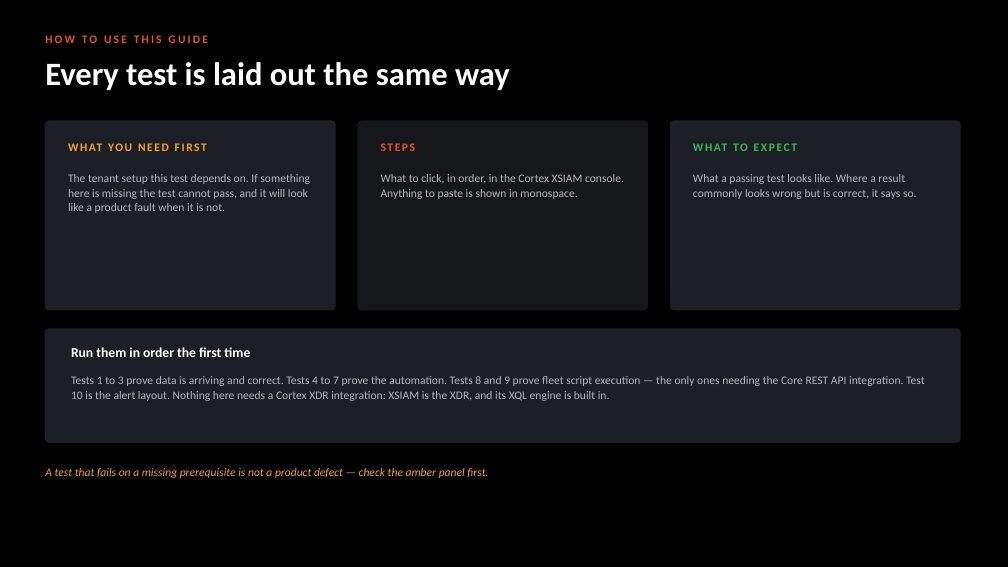
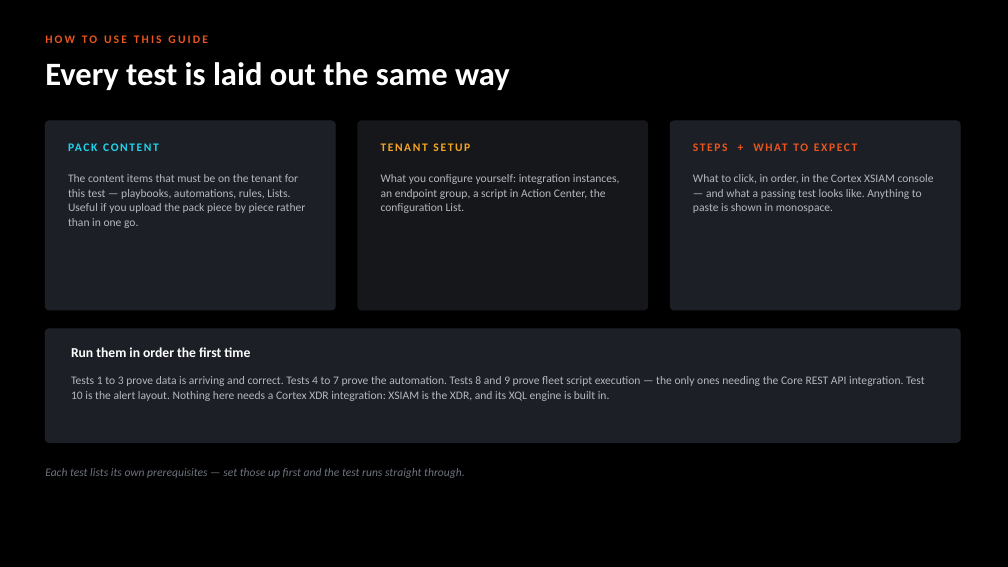
Before and after one commit to ayman-m/koi-xsiam-markeplacepack, a slide deck: slide 3 of docs/KOI_Marketplace_Pack_Test_Guide.pptx. Drawn at 1008x567 pixels with LibreOffice and Linux fonts; fonts in the diff are those of the drawing. Boxes give left, top, right and bottom in pixels: in the first picture for what was removed or moved away, otherwise in the second. Text is boxed around its words. In the diff, an @@ line names an element or a change of style, - is before the commit and + after.

```diff
--- a/docs/KOI_Marketplace_Pack_Test_Guide.pptx
+++ b/docs/KOI_Marketplace_Pack_Test_Guide.pptx
@@ text at (x1=68, y1=140, x2=312, y2=163): text changed; text colour #F5A524 to #22D3EE @@
-WHAT YOU NEED FIRST
+PACK CONTENT
@@ text at (x1=381, y1=143, x2=470, y2=151): text changed; text colour #E8551F to #F5A524 @@
-STEPS
+TENANT SETUP
@@ text at (x1=693, y1=140, x2=938, y2=163): text changed; text colour #3FB950 to #E8551F @@
-WHAT TO EXPECT
+STEPS + WHAT TO EXPECT
@@ text at (x1=68, y1=174, x2=305, y2=228): text changed @@
-The tenant setup this test depends on. If something here is missing the test cannot pass, and it will look like a product fault when it is not.
+The content items that must be on the tenant for this test — playbooks, automations, rules, Lists. Useful if you upload the pack piece by piece rather than in one go.
@@ text at (x1=381, y1=174, x2=620, y2=213): text changed @@
-What to click, in order, in the Cortex XSIAM console. Anything to paste is shown in monospace.
+What you configure yourself: integration instances, an endpoint group, a script in Action Center, the configuration List.
@@ text at (x1=693, y1=174, x2=934, y2=213): text changed @@
-What a passing test looks like. Where a result commonly looks wrong but is correct, it says so.
+What to click, in order, in the Cortex XSIAM console — and what a passing test looks like. Anything to paste is shown in monospace.
@@ text at (x1=45, y1=468, x2=464, y2=478): text changed; text colour #F5A524 to #6E747E @@
-A test that fails on a missing prerequisite is not a product defect — check the amber panel first.
+Each test lists its own prerequisites — set those up first and the test runs straight through.
```
Also in this commit, not shown: 11 other slides changed, 1 slide removed, 2 other files.
